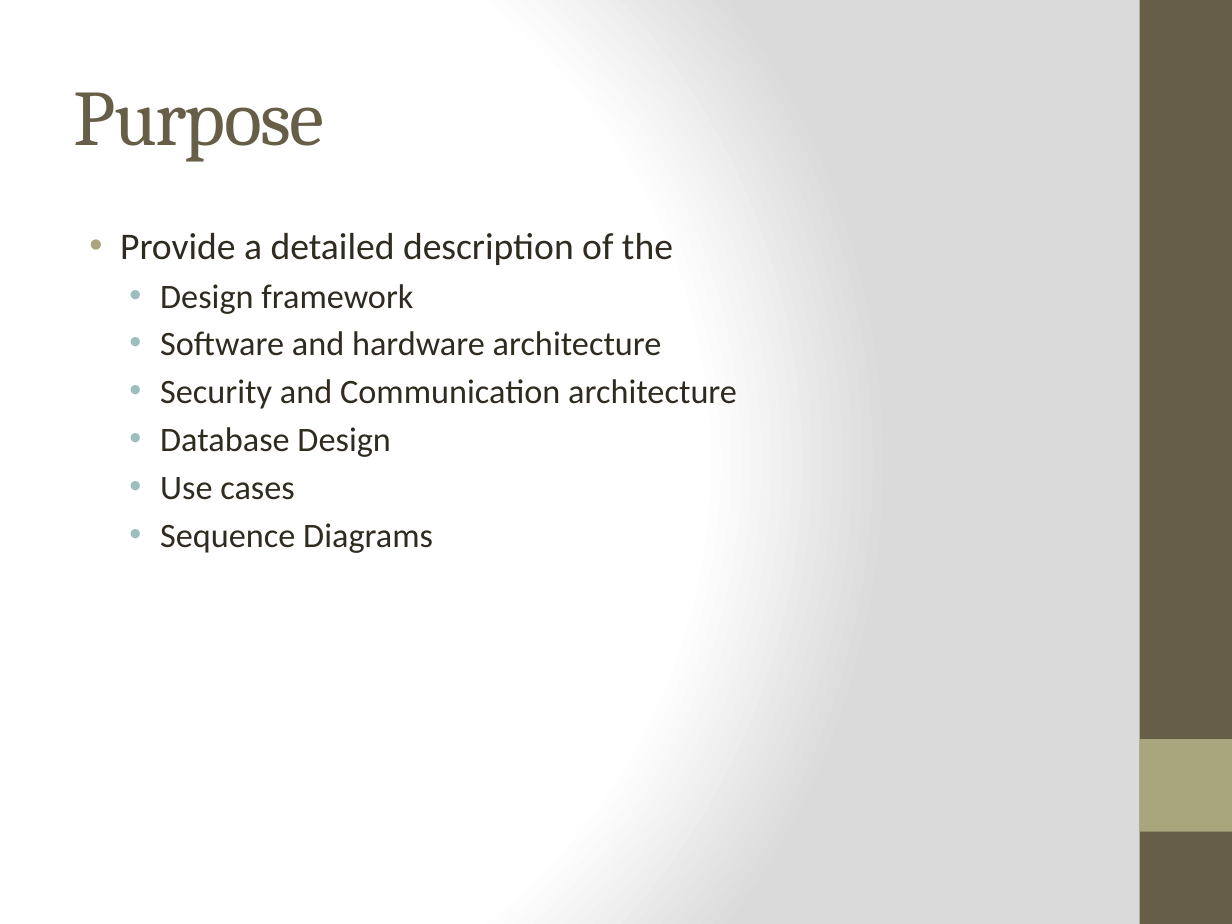
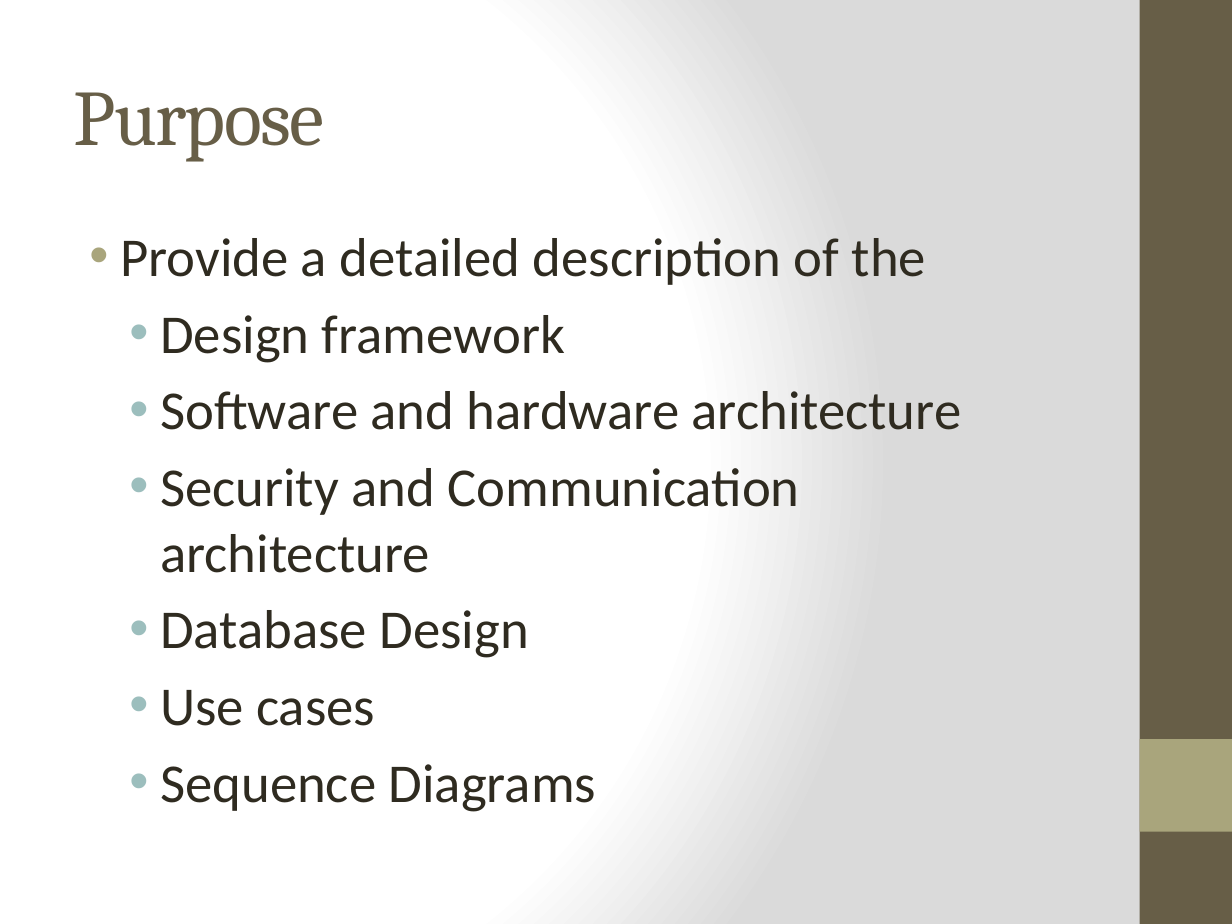
Before and after one commit to WesleyTrescott/MVC-Capstone, a slide deck: slide 4 of Design Specification/Design Specification.pptx. Drawn at 1232x924 pixels with LibreOffice and Linux fonts; fonts in the diff are those of the drawing. Boxes give left, top, right and bottom in pixels: in the first picture for what was removed or moved away, otherwise in the second. Text is boxed around its words. In the diff, an @@ line names an element or a change of style, - is before the commit and + after.

```diff
--- a/Design Specification/Design Specification.pptx
+++ b/Design Specification/Design Specification.pptx
@@ text "Provide a detailed description of ..." at box(120, 238, 962, 812): size 22 to 32 pt in "Provide a detailed description of the"; size 20 to 32 pt in "Design framework", "Software and hardware architecture", "Security and Communication architecture", "Database Design" and 2 more places; more space between paragraphs @@
```
Also in this commit, not shown: 4 other slides changed, 5 slides added, 1 slide removed.
